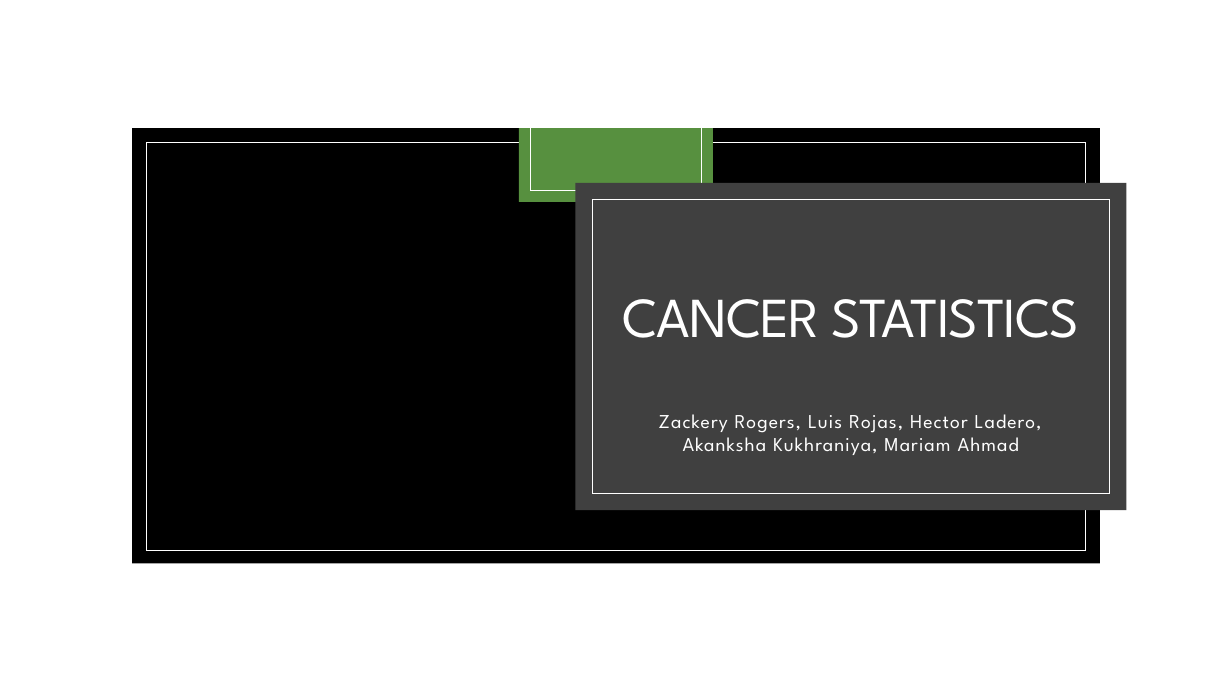
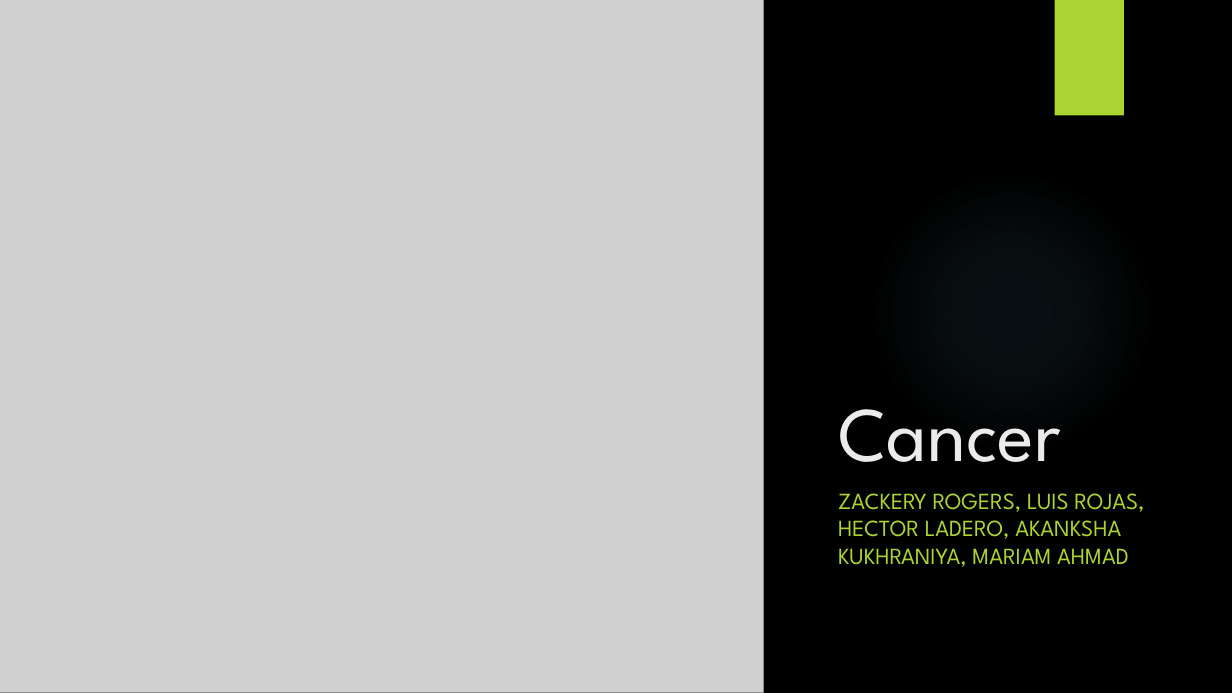
Before and after one commit to akankshakukhraniya/CancerData-Analysis-FinalProject, a slide deck: slide 1 of Cancer Statistics Final Project.pptx. Drawn at 1232x693 pixels with LibreOffice and Linux fonts; fonts in the diff are those of the drawing; grey boxes stand for pictures; background and template pictures are left out. Boxes give left, top, right and bottom in pixels: in the first picture for what was removed or moved away, otherwise in the second. Text is boxed around its words. In the diff, an @@ line names an element or a change of style, - is before the commit and + after.

```diff
--- a/Cancer Statistics Final Project.pptx
+++ b/Cancer Statistics Final Project.pptx
@@ rectangle removed at bbox=[0, 0, 1232, 693] @@
@@ picture added at bbox=[0, 0, 763, 693] @@
@@ rectangle added at bbox=[1055, 0, 1124, 116], fill #ACD433 @@
@@ rectangle removed at bbox=[132, 128, 1100, 564] @@
@@ rectangle removed at bbox=[146, 142, 1086, 550] @@
@@ rectangle removed at bbox=[519, 128, 714, 202] @@
@@ line removed from (531, 128) to (531, 190) @@
@@ line removed from (701, 128) to (701, 190) @@
@@ title "Cancer" at bbox=[838, 409, 1061, 462]: vertical alignment middle to bottom @@
@@ ellipse added at bbox=[870, 169, 1154, 454], fill gradient #7AC4F0 @@
@@ line removed from (531, 190) to (701, 190) @@
@@ rectangle removed at bbox=[576, 183, 1127, 510] @@
@@ rectangle removed at bbox=[592, 200, 1110, 494] @@
@@ title at bbox=[838, 409, 1061, 462]: text changed; size 44 to 60 pt; text colour #FFFFFF to #EBEBEB @@
-CANCER STATISTICS
+Cancer
@@ subtitle at bbox=[838, 493, 1144, 567]: text changed; size 15.3 to 18 pt; text colour #FFFFFF to #ACD433 @@
-Zackery Rogers, Luis Rojas, Hector Ladero, Akanksha Kukhraniya, Mariam Ahmad
+ZACKERY ROGERS, LUIS ROJAS, HECTOR LADERO, AKANKSHA KUKHRANIYA, MARIAM AHMAD
```
Also in this commit, not shown: 12 slides added.
